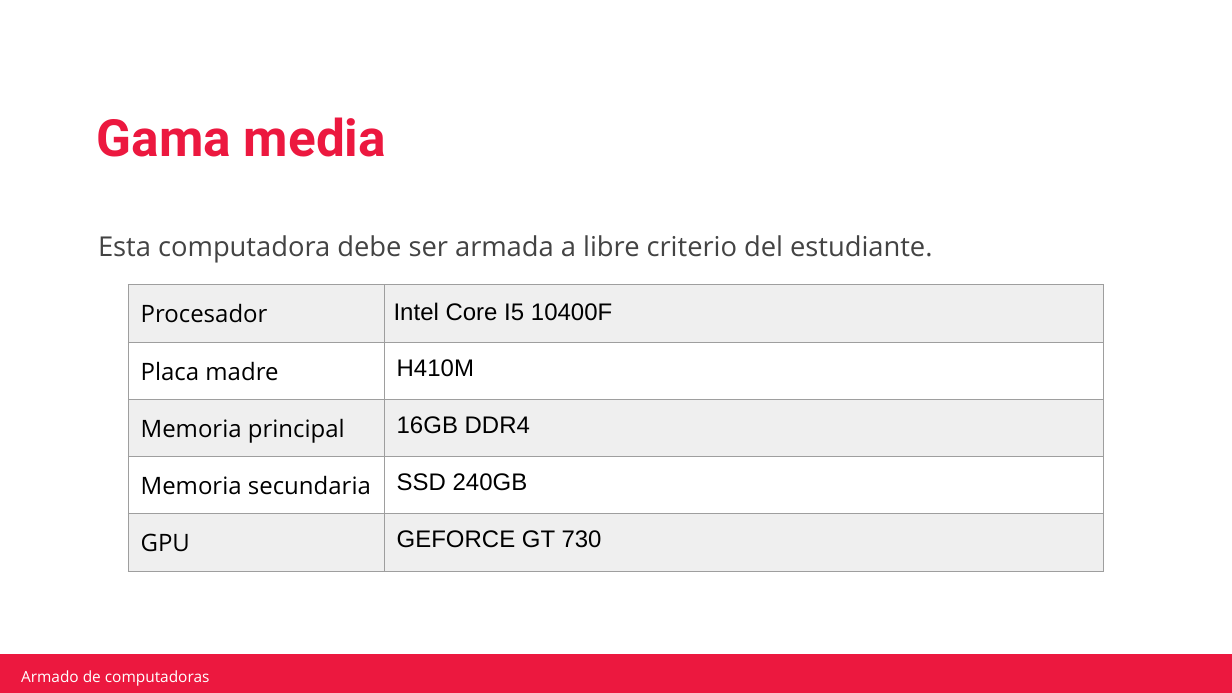
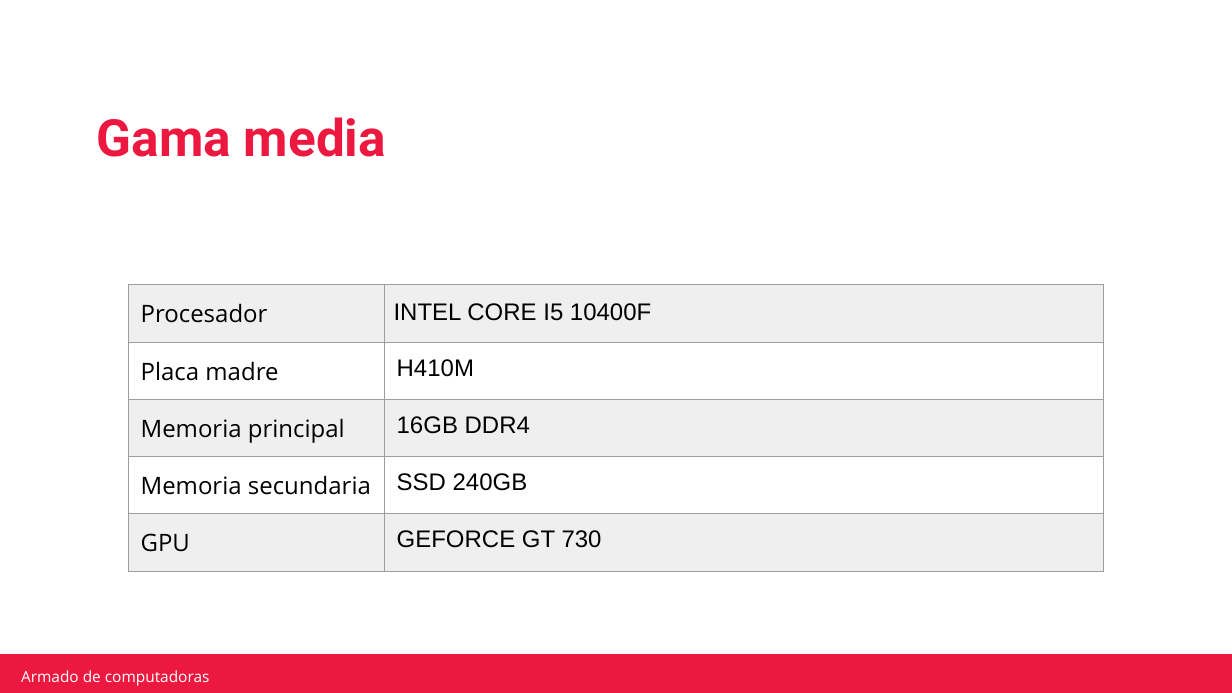
Before and after one commit to robertotorfe/Mochila-Camada-7-0822, a slide deck: slide 6 of Actividades Obligatorias/ACTIVIDAD-OBLIGATORIA1.pptx. Drawn at 1232x693 pixels with LibreOffice and Linux fonts; fonts in the diff are those of the drawing; background and template pictures are left out. Boxes give left, top, right and bottom in pixels: in the first picture for what was removed or moved away, otherwise in the second. Text is boxed around its words. In the diff, an @@ line names an element or a change of style, - is before the commit and + after.

```diff
--- a/Actividades Obligatorias/ACTIVIDAD-OBLIGATORIA1.pptx
+++ b/Actividades Obligatorias/ACTIVIDAD-OBLIGATORIA1.pptx
@@ text removed at (x1=98, y1=235, x2=932, y2=263) @@
-Esta computadora debe ser armada a libre criterio del estudiante.
@@ table at (x1=128, y1=285, x2=1104, y2=556) @@
-row 1, column 2: Intel Core I5 10400F
+row 1, column 2: INTEL CORE I5 10400F
```
Also in this commit, not shown: 8 other slides changed.
